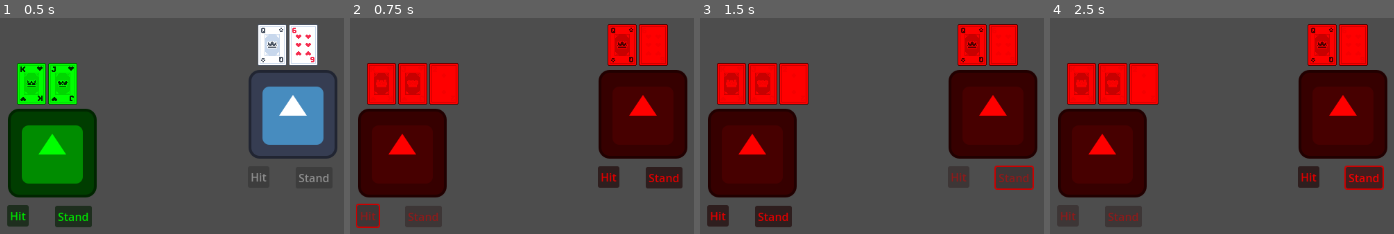
Above: before the commit, frames 1-4 (left to right).
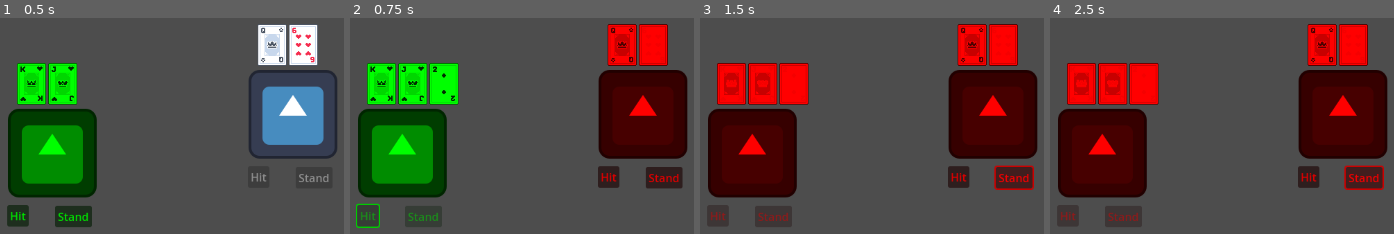
Above: after the commit, the same moments.

Repository: InsurgenceGaming/Blackjack
Game: Godot game, scene res://BlackJack.tscn
Same seed, same stepped clock (60 frames per second), same inputs: the game is played once before the commit and once after it. The engine's default icon, where the game draws it, is replaced by a stand-in: a white triangle on a blue panel in a dark square.
Inputs:
- Up to frame 1 (0.5 s): no input
- Up to frame 2 (0.75 s): click "Hit" at 0.5 s
- Up to frame 3 (1.5 s): click "Stand" at 1.25 s
- Up to frame 4 (2.5 s): hold Right (ui_right) from 2.03 s (still down)

Frame 1 is identical in both runs. In frame 2, 16% of the frame differs, in the area x 1-32%, y 20-98%; in frame 3, 0.5%; in frame 4, nothing differs.

Commit message:
Fixed players not being able to take their turns
I forgot to check if it was the original players turn

Diff:
--- a/Player.gd
+++ b/Player.gd
@@ -6,16 +6,17 @@
 var my_turn = false
 @onready var hit_button =$Button
 @onready var stand_button = $Button2
+signal End_turn()
 func _ready():
 	print(self)
 func _process(delta):
 	_card_total = total_value()
-	if _card_total > 21:
-		control_node.Next_player()
 	if my_turn:
 		hit_button.disabled = false
 		stand_button.disabled = false
 		print(_card_total)
+		if _card_total > 21:
+			control_node.Next_player()
 	else:
 		hit_button.disabled = true
 		stand_button.disabled = true
